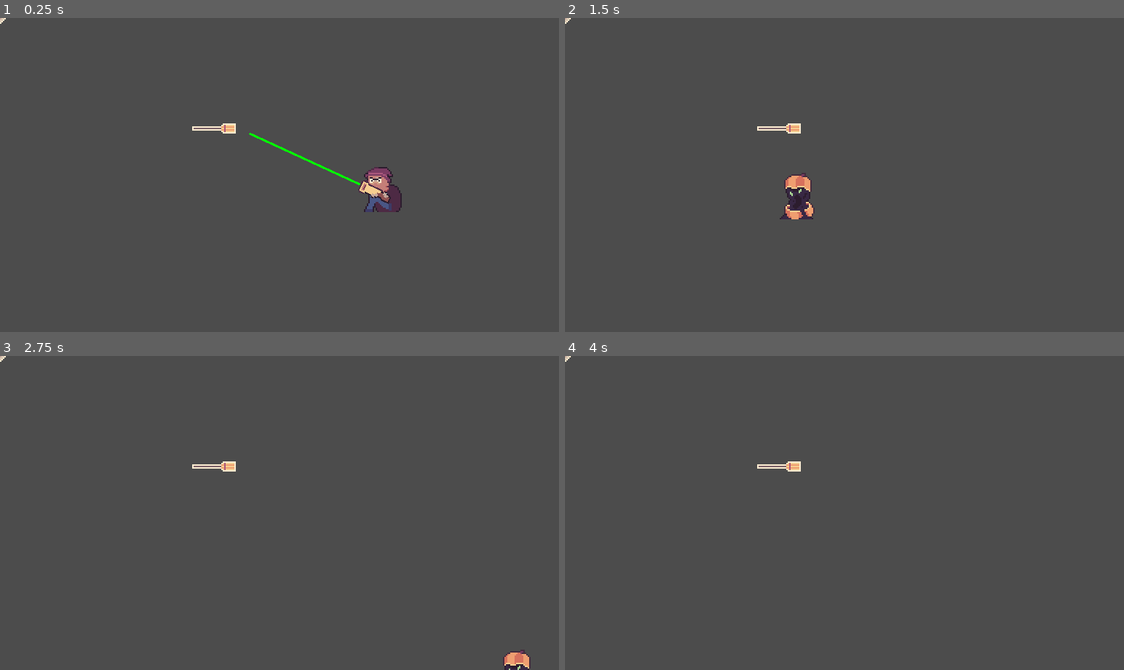
Above: before the commit, frames 1-4 (two rows, left to right).
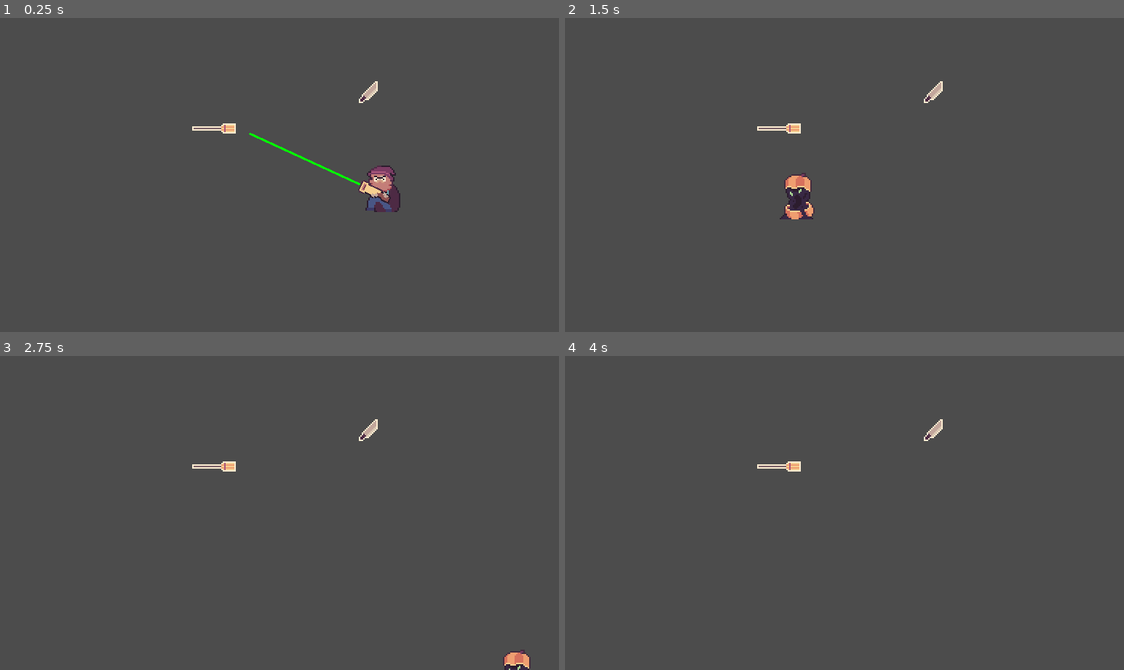
Above: after the commit, the same moments.

Repository: OceanBoy612/BrackeysJam2021
Game: Godot game, scene res://Code/TestScene/playground.tscn
Same seed, same stepped clock (60 frames per second), same inputs: the game is played once before the commit and once after it. The project has no main scene, so this scene is started directly.
Inputs (mouse positions are in pixels of both pictures, inside the frame that each line leads up to):
- Up to frame 1 (0.25 s): no input
- Up to frame 2 (1.5 s): tap Enter (ui_accept) at 0.5, 0.77 s; move the mouse to (967, 159) at 0.52 s; hold Right (ui_right) 0.53-1.28 s; move the mouse to (732, 190) at 1.27 s; hold Down (ui_down) from 1.28 s (still down)
- Up to frame 3 (2.75 s): tap Enter (ui_accept) at 1.52 s; move the mouse to (335, 443) at 2.02 s; release Down (ui_down) at 2.03 s; hold Right (ui_right) from 2.03 s (still down)
- Up to frame 4 (4 s): move the mouse to (816, 575) at 2.77 s; release Right (ui_right) at 2.78 s; hold Up (ui_up) 2.78-3.53 s; tap Enter (ui_accept) at 3.02, 3.5, 3.77 s; move the mouse to (1012, 560) at 3.52 s; hold Left (ui_left) from 3.53 s (still down)

The runs differ from the first frame. In frame 1, 0.4% of the frame differs, in the area x 0-72%, y 0-62%; in frame 2, 0.1%; in frame 3, 0.1%; in frame 4, 0.1%.

Commit message:
Player now plays walk and idle animations

Diff:
--- a/src/Code/Player/Sprite/Sprite.gd
+++ b/src/Code/Player/Sprite/Sprite.gd
@@ -5,7 +5,7 @@
 	var player = get_parent()
 
 	if player.move_dir == Vector2.ZERO:
-		stop()
+		play("Idle")
 	else:
 		play("Walk")
 
--- a/src/Code/TestScene/playground.tscn
+++ b/src/Code/TestScene/playground.tscn
@@ -17,6 +17,7 @@
 reload_time_msecs = 100
 
 [node name="KnifeItem" parent="." instance=ExtResource( 2 )]
+position = Vector2( 253.385, 51.4263 )
 
 [node name="BroomItem" parent="." instance=ExtResource( 4 )]
 position = Vector2( 147.127, 75.2663 )
